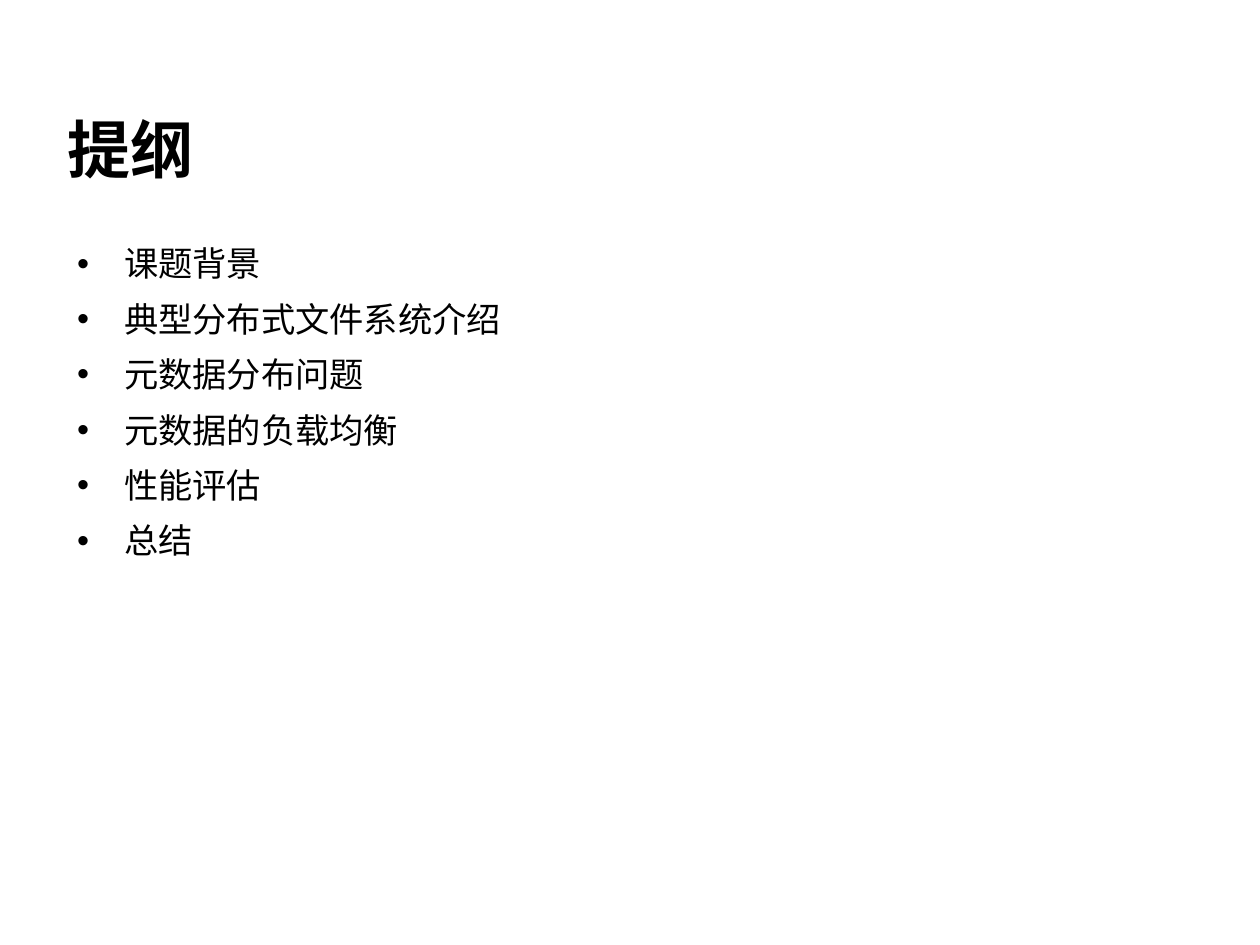
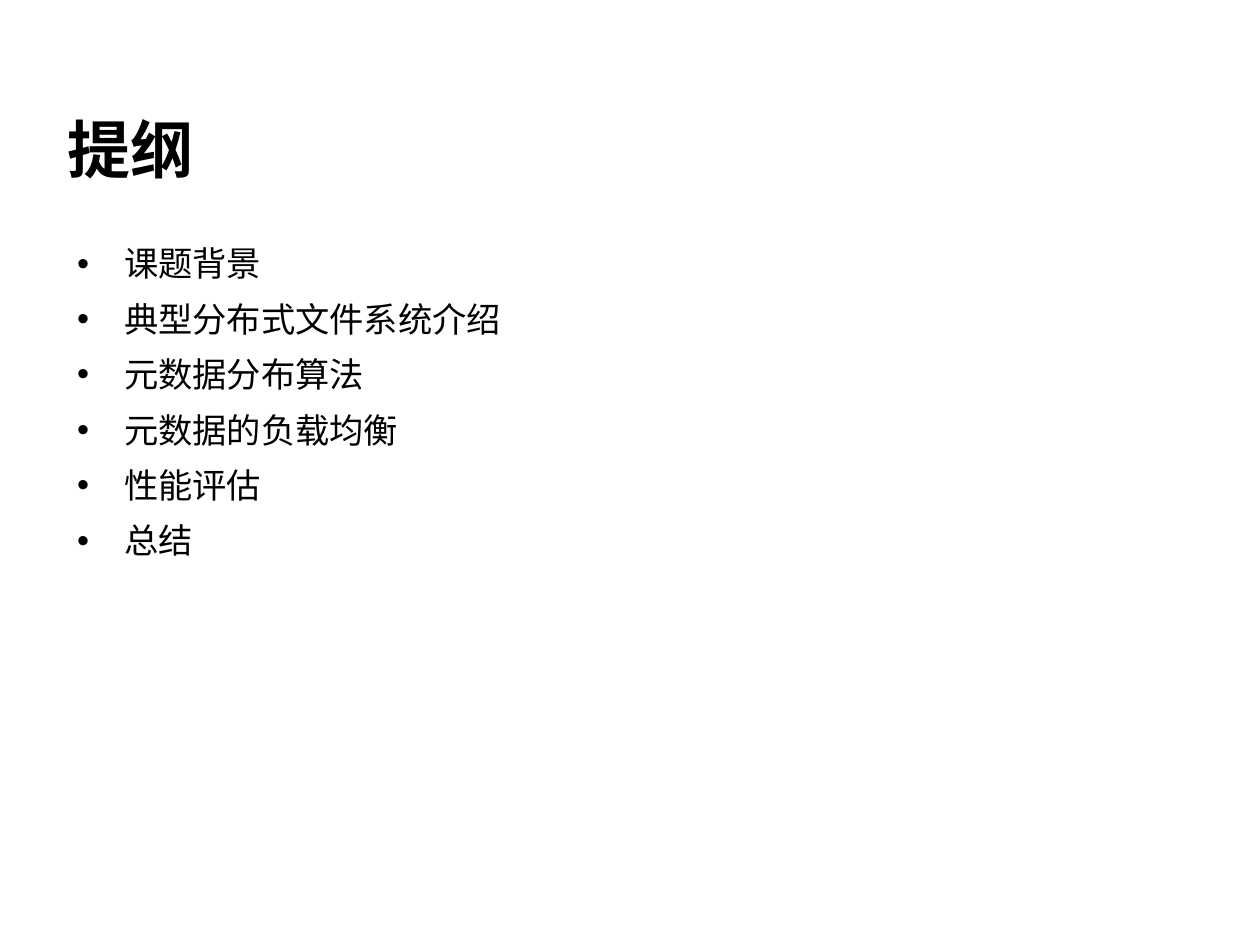
Before and after one commit to cheliequan/idning-paper, a slide deck: slide 2 of draft/答辩.ppt. Drawn at 1260x945 pixels with LibreOffice and Linux fonts; fonts in the diff are those of the drawing; background and template pictures are left out. Boxes give left, top, right and bottom in pixels: in the first picture for what was removed or moved away, otherwise in the second. Text is boxed around its words. In the diff, an @@ line names an element or a change of style, - is before the commit and + after.

```diff
--- a/draft/答辩.ppt
+++ b/draft/答辩.ppt
@@ text at <box>124,358,364,390</box>: text changed @@
-• 元数据分布问题
+• 元数据分布算法
```
Also in this commit, not shown: 7 other slides changed, 2 other files.
